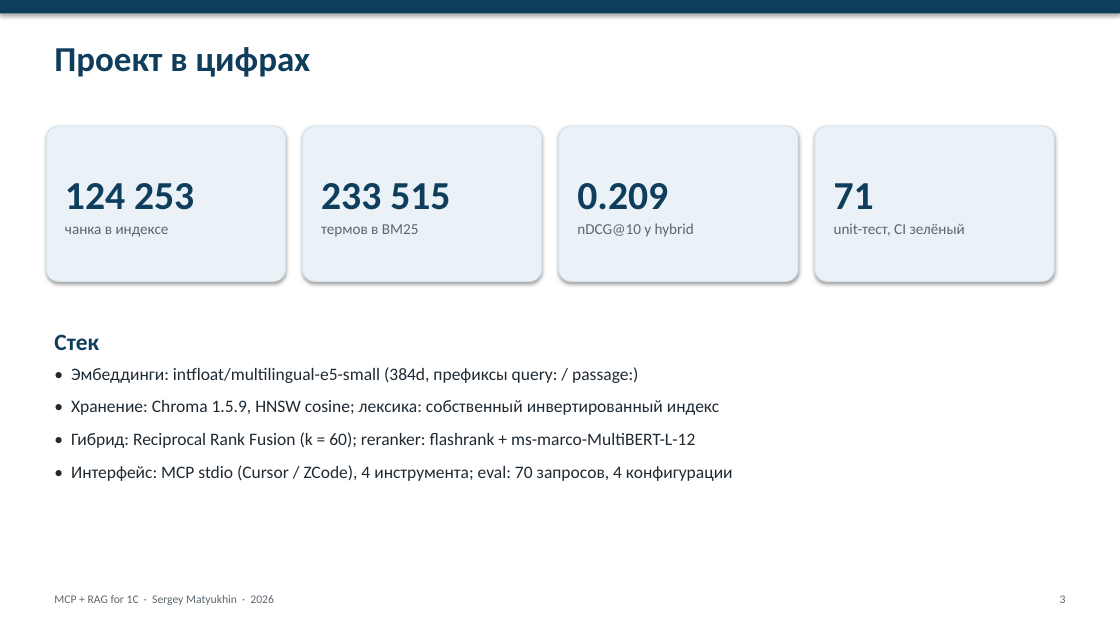
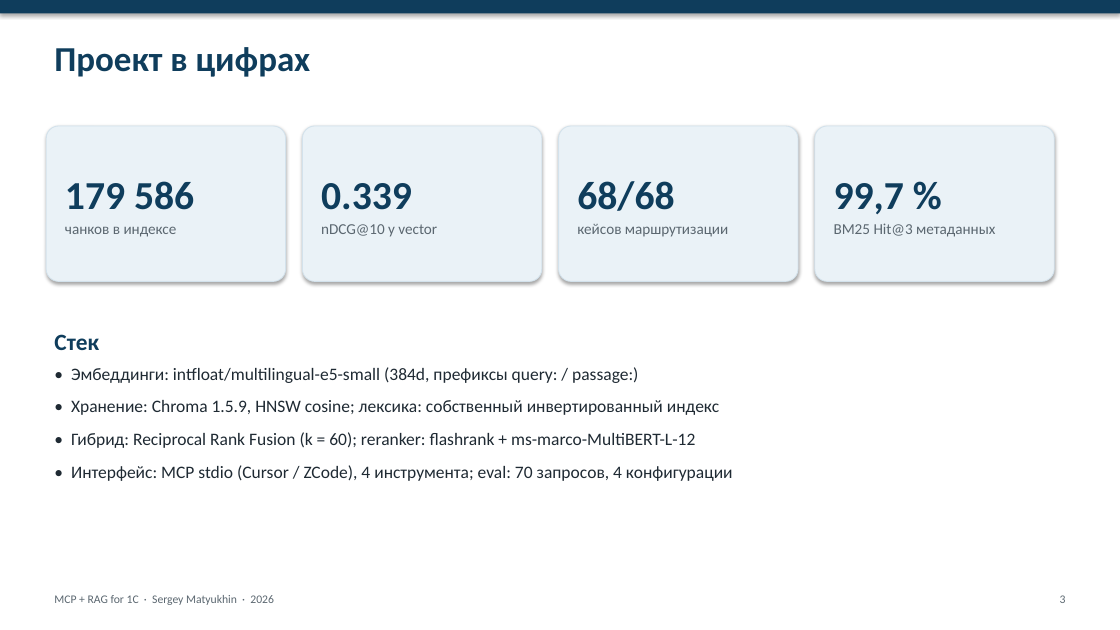
Before and after one commit to Smaturus/1c-mcp-rag-search, a slide deck: slide 3 of docs/presentation/1c-mcp-rag-search-slides.pptx. Drawn at 1120x630 pixels with LibreOffice and Linux fonts; fonts in the diff are those of the drawing. Boxes give left, top, right and bottom in pixels: in the first picture for what was removed or moved away, otherwise in the second. Text is boxed around its words. In the diff, an @@ line names an element or a change of style, - is before the commit and + after.

Commit message:
docs(presentation): refresh deck with the current corpus results
Numbers now reflect the rebuilt corpus and the measured shift: 179 586 chunks, vector nDCG@10 0.339 +/- 0.023, hybrid 0.301 +/- 0.017, reranker 0.117; routing 68 cases + 20-case blind set; metadata BM25 99.7%. Adds ADR 0008/0009 to the decision slide and updates the roadmap.

```diff
--- a/docs/presentation/1c-mcp-rag-search-slides.pptx
+++ b/docs/presentation/1c-mcp-rag-search-slides.pptx
@@ text in rounded rectangle at [65,181,194,237]: text changed @@
-124 253
-чанка в индексе
+179 586
+чанков в индексе
@@ text in rounded rectangle at [321,183,437,237]: text changed @@
-233 515
-термов в BM25
+0.339
+nDCG@10 у vector
@@ text in rounded rectangle at [577,181,728,237]: text changed @@
-0.209
-nDCG@10 у hybrid
+68/68
+кейсов маршрутизации
@@ text in rounded rectangle at [834,183,995,237]: text changed @@
-71
-unit-тест, CI зелёный
+99,7 %
+BM25 Hit@3 метаданных
```
Also in this commit, not shown: 9 other slides changed, 1 other file.
